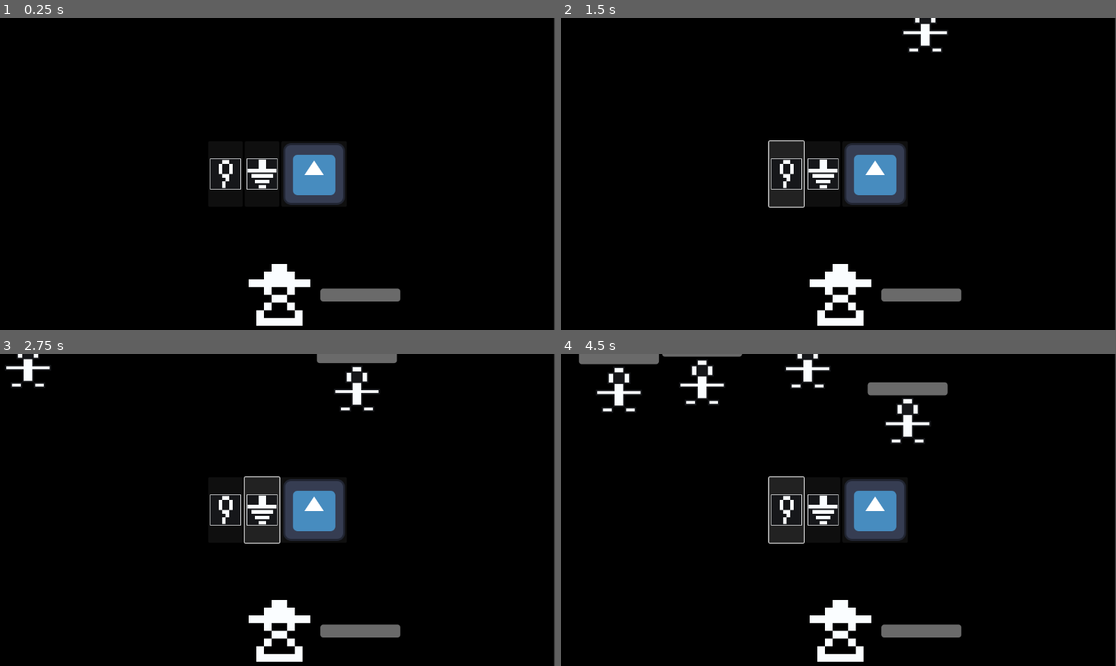
Above: before the commit, frames 1-4 (two rows, left to right).
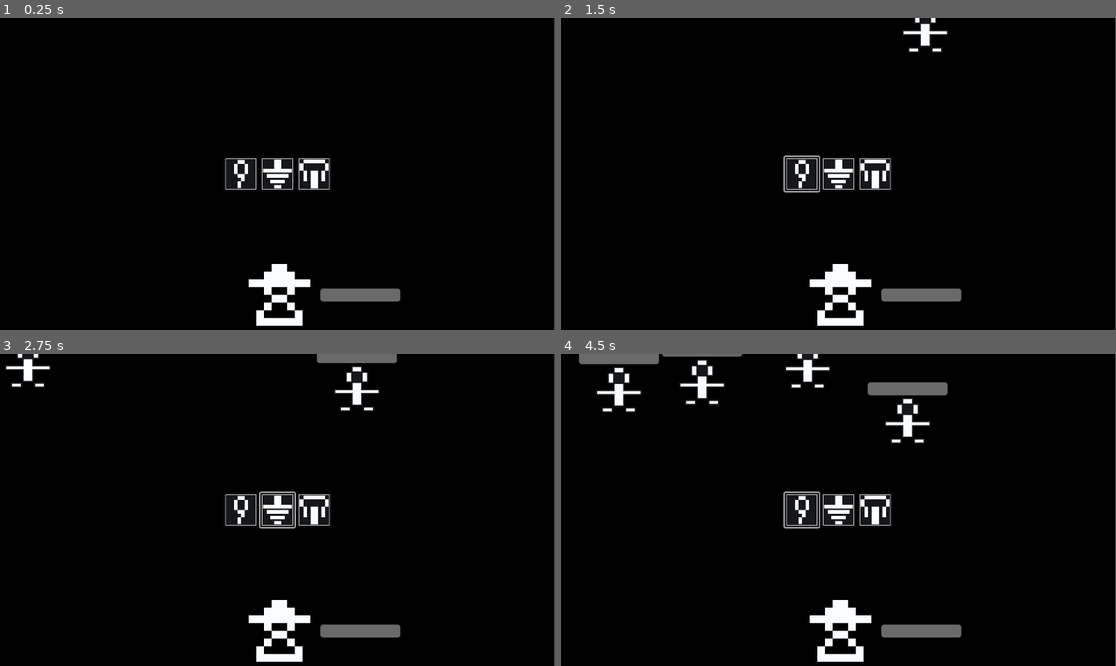
Above: after the commit, the same moments.

Repository: ThomasApplewhite/FIREBALL-Prototype
Game: Godot game, scene res://Source/Utils/dev_scene.tscn
Two runs of this game, one before a commit and one after it. Both use one fixed random seed, a clock stepped at 60 frames per second and the inputs below. The engine's default icon, where the game draws it, is replaced by a stand-in: a white triangle on a blue panel in a dark square.
Inputs (mouse positions are in pixels of both pictures, inside the frame that each line leads up to):
- Up to frame 1 (0.25 s): no input
- Up to frame 2 (1.5 s): click (788, 174) at 0.52 s; click (799, 174) at 1.27 s
- Up to frame 3 (2.75 s): click (260, 510) at 2.02 s
- Up to frame 4 (4.5 s): click (838, 510) at 2.77 s; click (877, 510) at 3.52 s; click (788, 510) at 4.27 s

The runs differ from the first frame. In frame 1, 2.9% of the frame differs, in the area x 37-63%, y 40-60%; in frame 2, 3.7%, in the area x 37-63%, y 39-61%; in frame 3, 3.6%; in frame 4, 3.7%.

Commit message:
Fireball Spell Assets

Diff:
--- a/Assets/Spells/SpellData/fireball_spell_data.tres
+++ b/Assets/Spells/SpellData/fireball_spell_data.tres
@@ -2,10 +2,10 @@
 
 [ext_resource type="Script" path="res://Source/Utils/spell_data.gd" id="1_ajc67"]
 [ext_resource type="PackedScene" uid="uid://bhg4by5ck0naw" path="res://Source/Spells/fireball_spell.tscn" id="1_gae0w"]
-[ext_resource type="Texture2D" uid="uid://bi23ey7rnwkoi" path="res://icon.svg" id="3_ppyse"]
+[ext_resource type="Texture2D" uid="uid://30g2d3kkooy6" path="res://Assets/Icons/FireballSpellIcon.png" id="3_drcj8"]
 
 [resource]
 script = ExtResource("1_ajc67")
 spell_name = "FIREBALL"
-spell_icon = ExtResource("3_ppyse")
+spell_icon = ExtResource("3_drcj8")
 packed_spell = ExtResource("1_gae0w")
--- a/Source/Spells/fireball_spell.tscn
+++ b/Source/Spells/fireball_spell.tscn
@@ -2,7 +2,7 @@
 
 [ext_resource type="PackedScene" uid="uid://b4utuabq3jous" path="res://Source/Functionality/damage_dealer.tscn" id="1_32h0n"]
 [ext_resource type="Script" path="res://Source/Spells/fireball_spell.gd" id="1_74lgl"]
-[ext_resource type="Texture2D" uid="uid://bi23ey7rnwkoi" path="res://icon.svg" id="2_aoe14"]
+[ext_resource type="Texture2D" uid="uid://bh2r5qiojpjtq" path="res://Assets/Spells/FireballSpell_Large.png" id="2_e4ruj"]
 [ext_resource type="PackedScene" uid="uid://dqq8oe5o5y7cj" path="res://Source/SpellMovers/linear_spell_mover.tscn" id="2_o83ik"]
 
 [node name="FireballSpell" type="Node2D"]
@@ -10,7 +10,8 @@
 fireball_collision_mask = 2
 
 [node name="Sprite2D" type="Sprite2D" parent="."]
-texture = ExtResource("2_aoe14")
+rotation = 1.5708
+texture = ExtResource("2_e4ruj")
 
 [node name="DamageDealer" parent="." instance=ExtResource("1_32h0n")]
 
Binary file added: Assets/Icons/FireballSpellIcon.png
Not shown, added: Assets/Icons/FireballSpellIcon.png.import
Binary file added: Assets/Spells/FireballSpell_Large.png
Not shown, added: Assets/Spells/FireballSpell_Large.png.import
Not shown, changed: Docs/Home/DevelopmentDocs/NiceToHaves.txt
Not shown, added: PixeloramaProjects/FireballSpell.pxo
Not shown, added: PixeloramaProjects/FireballSpellIcon.pxo
